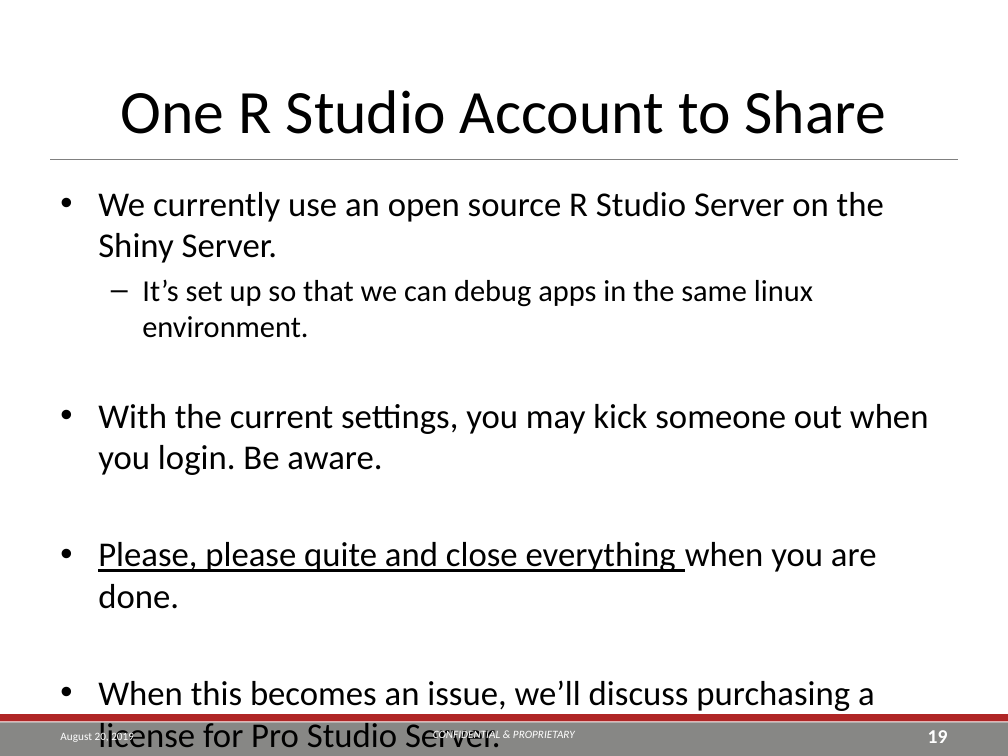
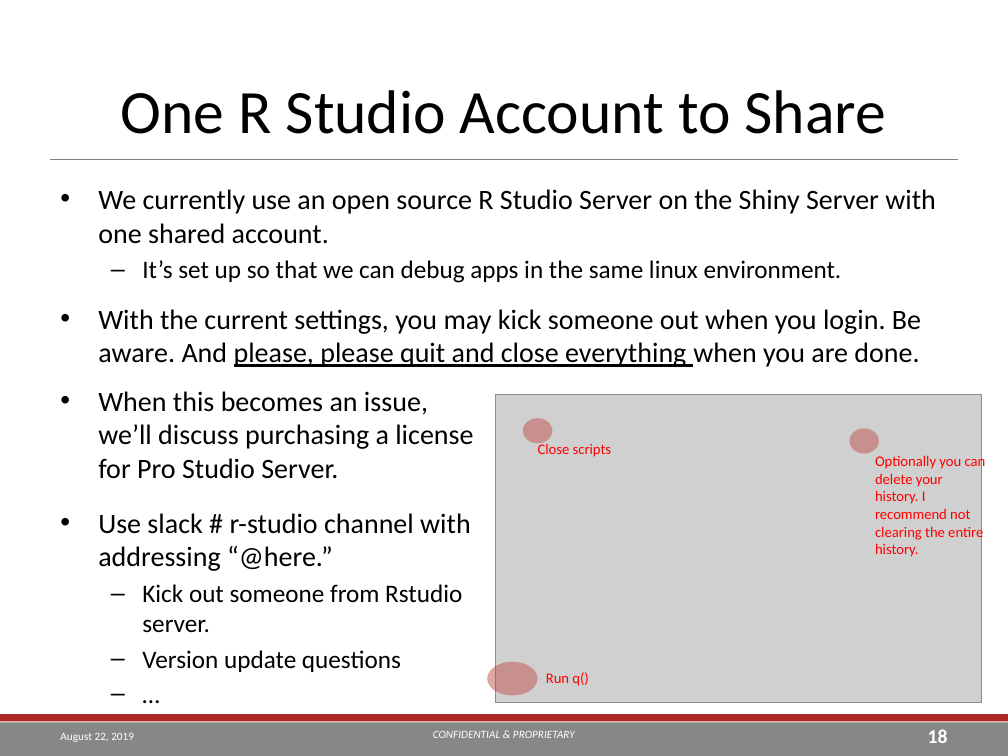
Before and after one commit to TEA-Analytics/ShinyWorkshop, a slide deck: slide 18 of Day 2.pptx (slide 19 before the commit). Drawn at 1008x756 pixels with LibreOffice and Linux fonts; fonts in the diff are those of the drawing; grey boxes stand for pictures; background and template pictures are left out. Boxes give left, top, right and bottom in pixels: in the first picture for what was removed or moved away, otherwise in the second. Text is boxed around its words. In the diff, an @@ line names an element or a change of style, - is before the commit and + after.

```diff
--- a/Day 2.pptx
+++ b/Day 2.pptx
@@ text at [98,189,936,244]: text changed; size 24.8 to 20 pt @@
-• We currently use an open source R Studio Server on the Shiny Server.
+• We currently use an open source R Studio Server on the Shiny Server with one shared account.
@@ text at [142,260,842,283]: size 21.7 to 18 pt in "It’s set up so that we can ..." @@
@@ text at [98,309,921,367]: text changed; size 24.8 to 20 pt @@
-• With the current settings, you may kick someone out when you login. Be aware.
-• Please, please quite and close everything when you are done.
-• When this becomes an issue, we’ll discuss purchasing a license for Pro Studio Server.
+• With the current settings, you may kick someone out when you login. Be aware. And please, please quit and close everything when you are done.
@@ text added at [98,391,473,672], 20 pt, text #000000 @@
+• When this becomes an issue, we’ll discuss purchasing a license for Pro Studio Server.
+• Use slack # r-studio channel with addressing “@here.”
+  – Kick out someone from Rstudio server.
+  – Version update questions
+  – …
@@ picture added at [496,395,982,704] @@
@@ ellipse added at [523,418,552,444], fill #C0504D at 50% opacity @@
@@ text added at [538,442,612,457], 10.5 pt, text #FF0000 @@
+Close scripts
@@ ellipse added at [850,428,879,454], fill #C0504D at 50% opacity @@
@@ text added at [875,454,986,557], 10.5 pt, text #FF0000 @@
+Optionally you can delete your history. I recommend not clearing the entire history.
@@ ellipse added at [487,662,537,696], fill #C0504D at 50% opacity @@
@@ text added at [546,672,589,686], 10.5 pt, text #FF0000 @@
+Run q()
@@ text at [60,733,134,742]: text changed @@
-August 20, 2019
+August 22, 2019
@@ page number at [928,729,948,743]: text changed @@
-19
+18
```
Also in this commit, not shown: 49 other slides changed, 2 other files.
